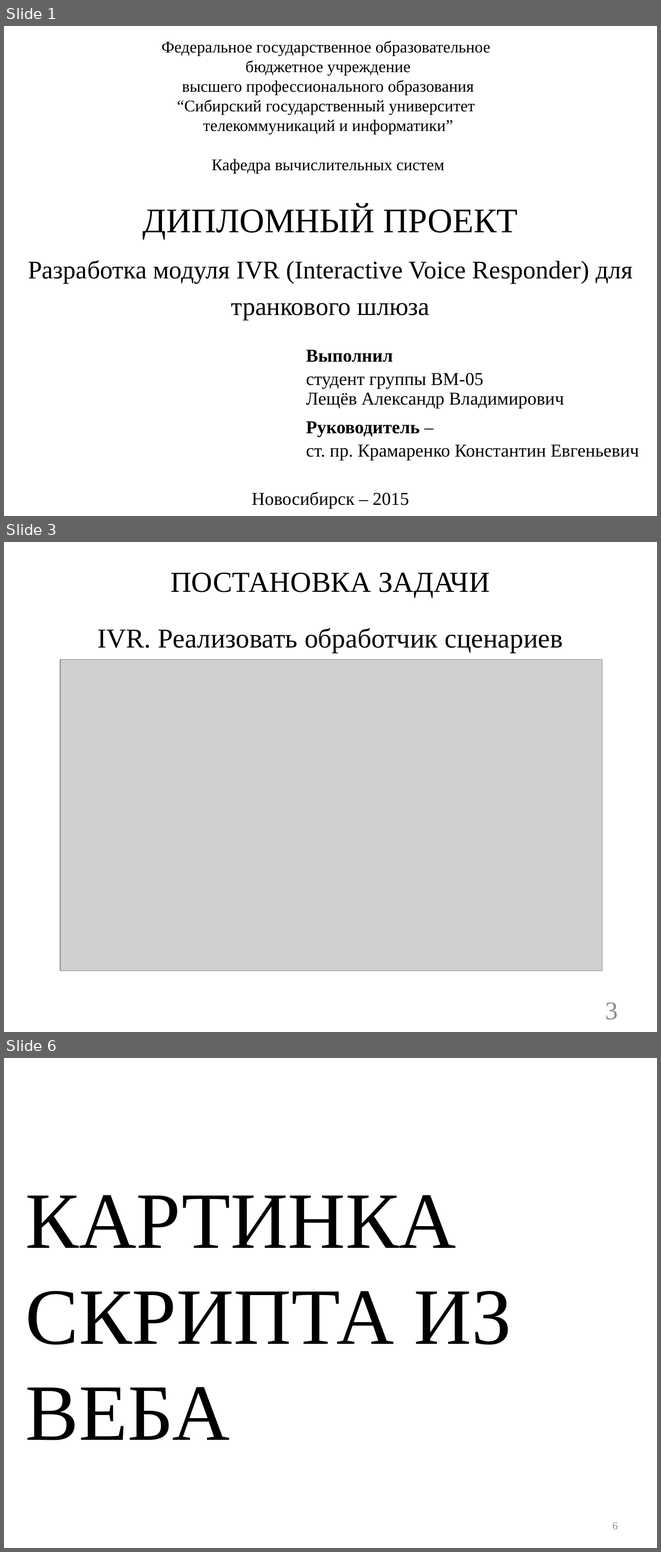
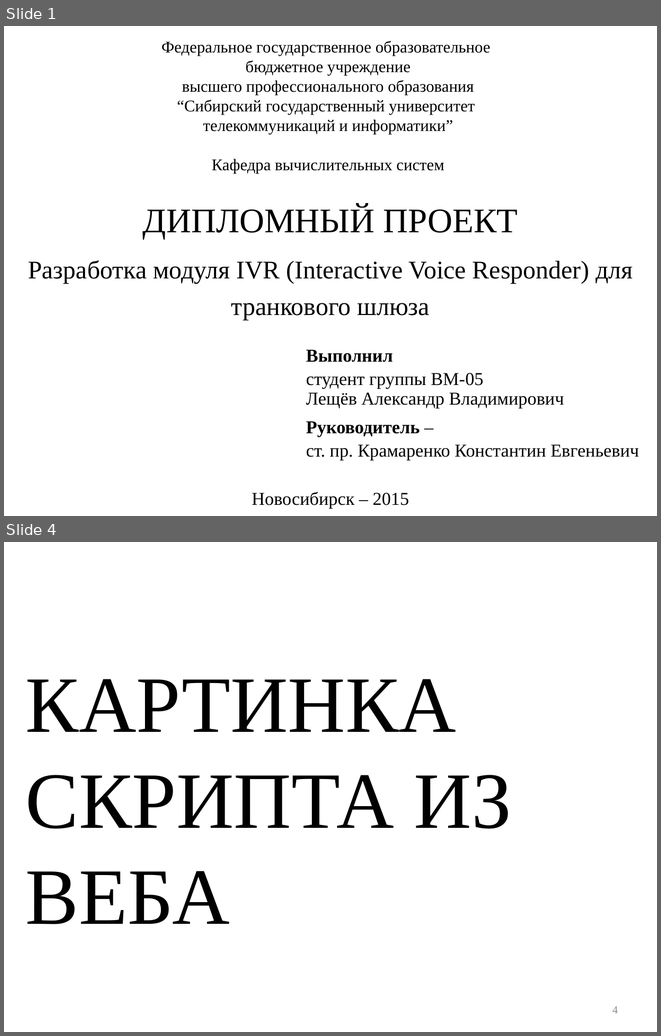
Before and after one commit to ALeschev/tunel, a slide deck: sibsutis/2015/dpl/diploma_submission/diploma_submission_pptx.pptx. Shown one above the other, each under a label of ours: slides 1, 3 and 6 before the commit, slides 1 and 4 after it; the slides between them are not shown. The pictures are 661x1552 and 661x1036 pixels, drawn with LibreOffice and Linux fonts; fonts in the diff are those of the drawing; grey boxes stand for pictures; background and template pictures are left out. Boxes give left, top, right and bottom in pixels: in the first picture for what was removed or moved away, otherwise in the second. Text is boxed around its words. In the diff, an @@ line names an element or a change of style, - is before the commit and + after.

```diff
--- a/sibsutis/2015/dpl/diploma_submission/diploma_submission_pptx.pptx
+++ b/sibsutis/2015/dpl/diploma_submission/diploma_submission_pptx.pptx
@@ slide 3 removed at [4,542,657,1032], background #FFFFFF @@
@@ title removed at [170,572,490,598] @@
-ПОСТАНОВКА ЗАДАЧИ
@@ text removed at [97,628,563,653] @@
-IVR. Реализовать обработчик сценариев
@@ picture removed at [60,660,602,971] @@
@@ page number removed at [605,1002,618,1020] @@
-3
@@ what was slide 6 is now slide 4 @@
@@ page number at [612,1006,618,1013]: text changed @@
-6
+4
```
Also in this commit, not shown: 3 slides added, 5 other slides removed, 13 other files.
